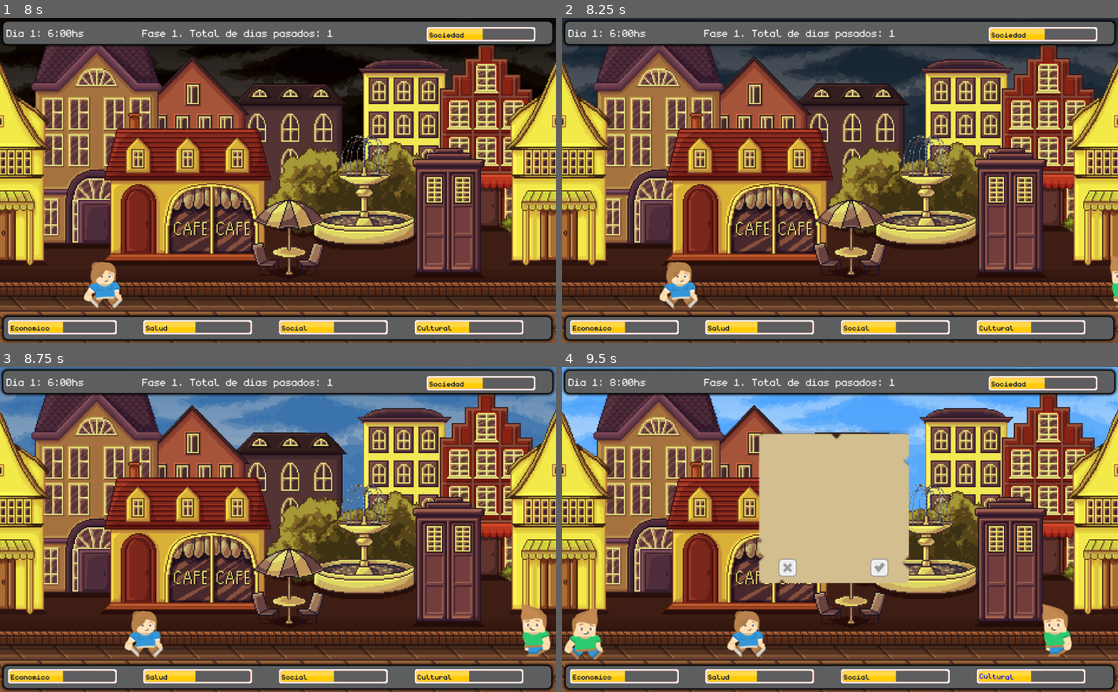
Above: before the commit, frames 1-4 (two rows, left to right).
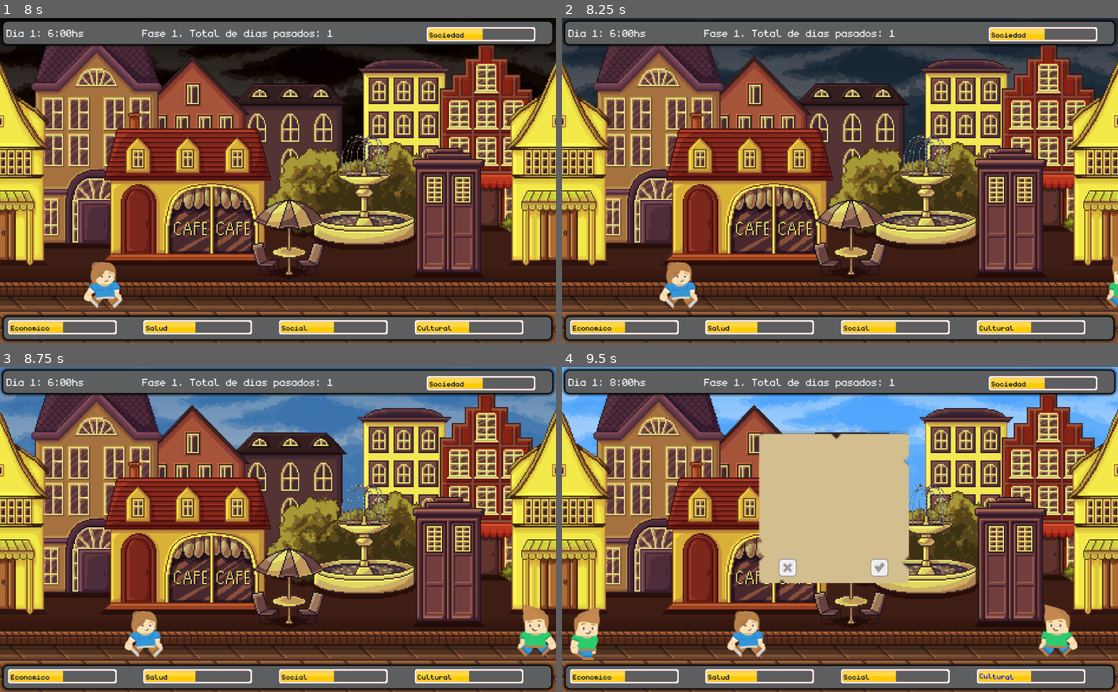
Above: after the commit, the same moments.

Repository: compumundohipermegaredUNQ/SimCovid-21
Game: Godot game, scene res://Main.tscn
Two runs of this game, one before a commit and one after it. Both use one fixed random seed, a clock stepped at 60 frames per second and the inputs below.
Inputs (mouse positions are in pixels of both pictures, inside the frame that each line leads up to):
- Up to frame 1 (8 s): click "Comenzar" at 0.5 s; click (278, 167) at 1.27 s; type "12" at 1.35 s; click "Continuar" at 2 s; click (316, 219) at 2.75 s; click (227, 219) at 3.5 s; click (316, 219) at 4.25 s; click (227, 219) at 5 s; click (316, 219) at 5.75 s
- Up to frame 2 (8.25 s): no input
- Up to frame 3 (8.75 s): no input
- Up to frame 4 (9.5 s): no input

Frame 1 is identical in both runs. In frame 2, 0.1% of the frame differs, in the area x 97-100%, y 73-90%; in frame 3, 0.4%; in frame 4, 0.9%, in the area x 0-93%, y 72-91%.

Commit message:
Agregadas burbujas de texto

Diff:
--- a/MenuBackground.gd
+++ b/MenuBackground.gd
@@ -2,6 +2,8 @@
 
 onready var help_container = $HelpContainer
 onready var input_container = $InputContainer
+
+var user_name
 
 func _on_Start_pressed():
 	input_container.show()
@@ -13,8 +15,8 @@
 	help_container.hide()
 
 func _on_ContinueButton_pressed():
+	PedestrianDatabase.set_user_name(user_name)
 	self.hide()
 
 func _on_Input_text_changed(name):
-	print(name)
-	CardsDatabaseDeck.set_user_name(name)
+	user_name = name
--- a/src/Card/CardsDatabase.gd
+++ b/src/Card/CardsDatabase.gd
@@ -10,7 +10,6 @@
 var current_deck
 var current_used_deck
 var main
-var user_name
 
 const INFO_DECK = {
 	"Introduccion": ["Sos el nuevo encargado de la ciudad", "\n\nDebes aceptar decisiones o rechazarlas, estas tendrán un efecto inamovible por 15 días, así que elegí bien.\n Espero que hayas entendido por que quieras o no vamos a empezar", [0.0, 0.0, 0.0, 0.0]],
@@ -144,12 +143,6 @@
 }
 
 #Getters & Setters
-func set_user_name(name):
-	user_name = name
-
-func get_user_name(name):
-	return name
-
 func _set_deck(deck):
 	current_deck = deck
 
@@ -182,7 +175,6 @@
 	return card
 
 func _get_card_instance_from_info(card_type, card_info:Array):
-	print(user_name)
 	var card = card_scene.instance()
 	card.initialize(card_type, card_info[0], card_info[1], card_info[2], main)
 	return card
--- a/src/City/Pedestrians/Pedestrian.gd
+++ b/src/City/Pedestrians/Pedestrian.gd
@@ -7,24 +7,33 @@
 var direction = 1
 var percentage
 var pedestrian_bar_name
+var bubble_speech
+var bubble_speech_label
 
 func initialize(bar_percentage, bar_name):
 	rng = RandomNumberGenerator.new()
 	animations = ["male_walk", "female_walk"]
 	percentage = bar_percentage
 	pedestrian_bar_name = bar_name
+	bubble_speech = $BubbleSpeech
+	bubble_speech_label = $BubbleSpeech/Label
+	bubble_speech.hide()
 
 func _move_to_right():
 	direction = 1
 	self.flip_h = 0
+	bubble_speech.flip_h = 0
+	bubble_speech.offset = Vector2(0,0)
 
 func _move_to_left():
 	direction = -1
 	self.flip_h = 1
+	bubble_speech.flip_h = 1
+	bubble_speech.offset = Vector2(-400, 0)
+	bubble_speech_label.set_position(Vector2(-739, -170))
 
 func _process(delta):
 	position.x += direction * speed * delta
-
 
 func set_male_animation():
 	self.play("male_walk")
@@ -61,3 +70,13 @@
 	else:
 		self.play(gender)
 	print(pedestrian+'_'+gender)
+
+func set_random_phrase():
+	rng.randomize()
+	if PedestrianDatabase.get_current_ticks() == 0:
+		bubble_speech.show()
+		var phrase = PedestrianDatabase.PHRASES[randi() % PedestrianDatabase.PHRASES.size()]
+		if '{user_name}' in phrase:
+			phrase = phrase.replace('{user_name}', PedestrianDatabase.get_user_name())
+		bubble_speech_label.text = phrase
+		PedestrianDatabase.restart_ticks()
--- a/src/City/Pedestrians/Pedestrian.tscn
+++ b/src/City/Pedestrians/Pedestrian.tscn
@@ -1,17 +1,23 @@
-[gd_scene load_steps=4 format=2]
+[gd_scene load_steps=7 format=2]
 
 [ext_resource path="res://src/City/Pedestrians/PedestrianSpriteFrames.tres" type="SpriteFrames" id=1]
+[ext_resource path="res://assets/Fonts/The Snowday.ttf" type="DynamicFontData" id=2]
+[ext_resource path="res://assets/Pedestrians/bubble-speech.png" type="Texture" id=3]
 [ext_resource path="res://src/City/Pedestrians/Pedestrian.gd" type="Script" id=7]
 
 [sub_resource type="RectangleShape2D" id=1]
 extents = Vector2( 41.7644, 60.5016 )
+
+[sub_resource type="DynamicFont" id=2]
+size = 100
+outline_color = Color( 0.0117647, 0.0117647, 0.0117647, 1 )
+font_data = ExtResource( 2 )
 
 [node name="Pedestrian" type="AnimatedSprite"]
 position = Vector2( -47.9458, 471.967 )
 z_as_relative = false
 frames = ExtResource( 1 )
 animation = "male_walk"
-frame = 1
 playing = true
 script = ExtResource( 7 )
 
@@ -23,4 +29,22 @@
 [node name="VisibilityNotifier2D" type="VisibilityNotifier2D" parent="."]
 position = Vector2( -1.90735e-06, 0.749126 )
 scale = Vector2( 4.14644, 6.16916 )
+
+[node name="BubbleSpeech" type="Sprite" parent="."]
+position = Vector2( 47.813, -78.8125 )
+scale = Vector2( 0.208825, 0.29109 )
+texture = ExtResource( 3 )
+
+[node name="Label" type="RichTextLabel" parent="BubbleSpeech"]
+anchor_right = 1.0
+anchor_bottom = 1.0
+margin_left = -339.0
+margin_top = -165.0
+margin_right = -443.0
+margin_bottom = -332.0
+custom_fonts/normal_font = SubResource( 2 )
+custom_colors/default_color = Color( 0, 0, 0, 1 )
+__meta__ = {
+"_edit_use_anchors_": false
+}
 [connection signal="screen_exited" from="VisibilityNotifier2D" to="." method="_on_VisibilityNotifier2D_screen_exited"]
--- a/src/City/Pedestrians/PedestrianDatabase.gd
+++ b/src/City/Pedestrians/PedestrianDatabase.gd
@@ -1,4 +1,7 @@
 extends Node
+
+var ticks_per_phrase = 10
+var user_name
 
 const PEDESTRIANS = {
 	"low": {
@@ -14,3 +17,33 @@
 		"social_bar": "worker"
 	}
 }
+
+const PHRASES = [
+	"{user_name} me aumentó el monotributo, RETROACTIVO",
+	"Menos mal que tenemos menos pobres que Alemania",
+	"Que lujo es nuestra economía. Dijo nunca nadie",
+	"{user_name} dijo que si deposité dolares, voy a recibir dolares",
+	"{user_name} me quiere encerrar de nuevo",
+	"Hay demasiada gente en la calle. Vuelvan a sus casas!",
+	"{user_name} dijo que los de Brasil salieron de la selva",
+	"No aguanto más a mis hijos en casa",
+	"{user_name}, abrime las escuelas!",
+	"Quiero ver rápidos y furiosos 9 en el cine!",
+	"{user_name}, habilitame los bares!",
+	"Si me doy la rusa seguro termino hecho un robot",
+	"Ese señor no tiene barbijo!",
+	"Esperemos que no se relaje el sistema sanitario"
+]
+
+func set_user_name(name):
+	user_name = "El gato" if name == '' || name == null else name
+
+func get_user_name():
+	return user_name
+
+func get_current_ticks():
+	ticks_per_phrase = clamp(ticks_per_phrase - 1, 0, 10)
+	return ticks_per_phrase
+
+func restart_ticks():
+	ticks_per_phrase = 10
--- a/src/City/Pedestrians/PedestrianSpawner.gd
+++ b/src/City/Pedestrians/PedestrianSpawner.gd
@@ -32,6 +32,7 @@
 		var percentage = health_bar_group.get_percentage_by_name(bar_names[iterator])
 		person.initialize(percentage, bar_names[iterator])
 		person.set_random_animation()
+		person.set_random_phrase()
 		person.set_position_and_movement_direction(person_position)
 		person.set_z_index(get_z_index_from_position(person_position.y))
 		main.add_child(person)
Binary file added: assets/Pedestrians/bubble-speech.png
Not shown, added: assets/Pedestrians/bubble-speech.png.import
